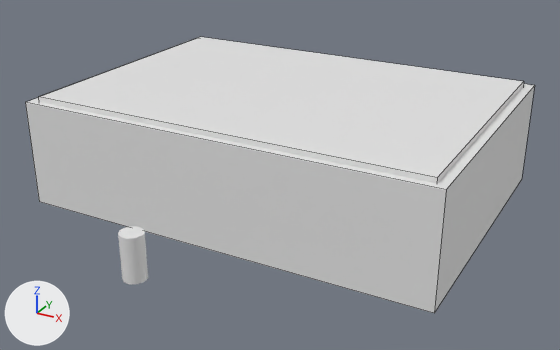
A saved change to the Blender file .blender_models/house.blend.
Camera for both pictures: a camera (50 mm lens) standing at (35.2, -65.8, 29.1) and looking at (2.0, -5.3, -1.1). Arrows for +X, +Y and +Z are at lower left; the lights stay in place. The first picture is the older version. Mesh edges are drawn as thin lines on the coarser meshes.
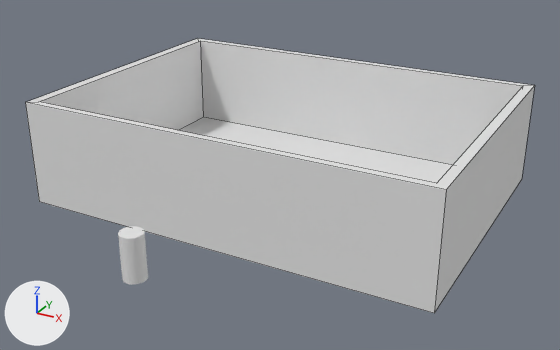
Commit message: Use boolean tool to build walls

Boxes (x1, y1, x2, y2) around the edits, measured in the pictures (560 x 350 px):
'Cube', reshaped
    before: (25, 84, 535, 313)
    after: (25, 38, 535, 313)
'Cube.001', deleted
    before: (38, 37, 524, 183)
part 1 of me_cube, cut back
    before: (26, 84, 534, 190)
    after: (26, 38, 534, 190)

The change, as a diff of the scene's bpy script:
```diff
--- a/.blender_models/house.blend.py
+++ b/.blender_models/house.blend.py
@@ me_cube @@
 # used by ob_cube; location = (0.0, 0.0, 0.0); scale = (21.0, 14.8, 5.33)
 # verts and faces of me_cube; kept vertices keep their numbers, new ones are numbered from 8
 # before: 0 (1.0, 1.0, 1.0) at pixel (534, 85), 2 (1.0, -1.0, 1.0) at pixel (446, 189), 4 (-1.0, 1.0, 1.0) at pixel (197, 38), 6 (-1.0, -1.0, 1.0) at pixel (25, 102)
-me_cube.from_pydata(...)  # 8 vertices, 6 faces; spans x -1.0..1.0, y -1.0..1.0, z -1.0..1.0
+me_cube.from_pydata(...)  # 16 vertices, 12 faces; spans x -1.0..1.0, y -1.0..1.0, z -1.0..1.0
+# me_cube part 1
+delete_faces([(0, 4, 6, 2)])
+verts[8] = (-0.95, 0.95, -0.91)  # pixel (203, 117)
+verts[9] = (-0.95, -0.95, -0.91)
+verts[10] = (-0.95, -0.95, 1.0)  # pixel (38, 101)
+verts[11] = (-0.95, 0.95, 1.0)  # pixel (200, 40)
+for new, old in zip([*range(12, 16)], [*range(8, 12)]): verts[new] = verts[old] + (1.9, 0.0, 0.0)
+faces += [(9, 10, 14, 13), (8, 11, 10, 9), (8, 9, 13, 12), (12, 13, 14, 15), (8, 12, 15, 11), (0, 4, 6, 10, 11, 15)]
+faces += [(0, 15, 14, 10, 6, 2)]
 me_cube.materials.append(mat_material)
@@ ob_cube_001 @@
-ob_cube_001 = bpy.data.objects.new('Cube.001', me_cube_001)
-ob_cube_001.location = (0.0, 0.0, 0.48)
-ob_cube_001.scale = (20.0, 14.0, 5.33)
```
